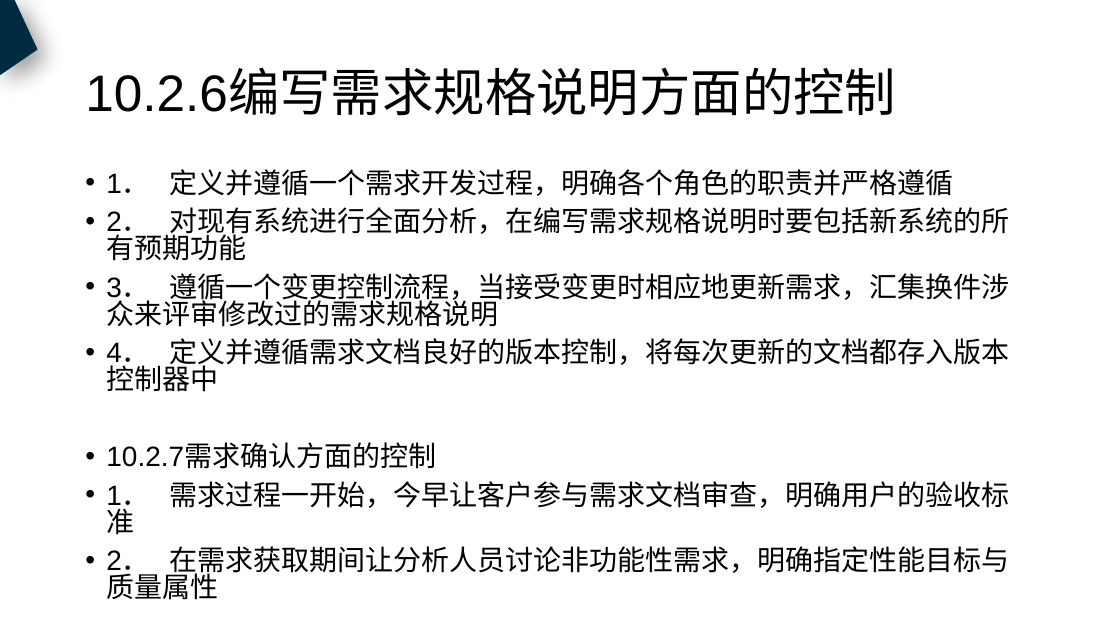
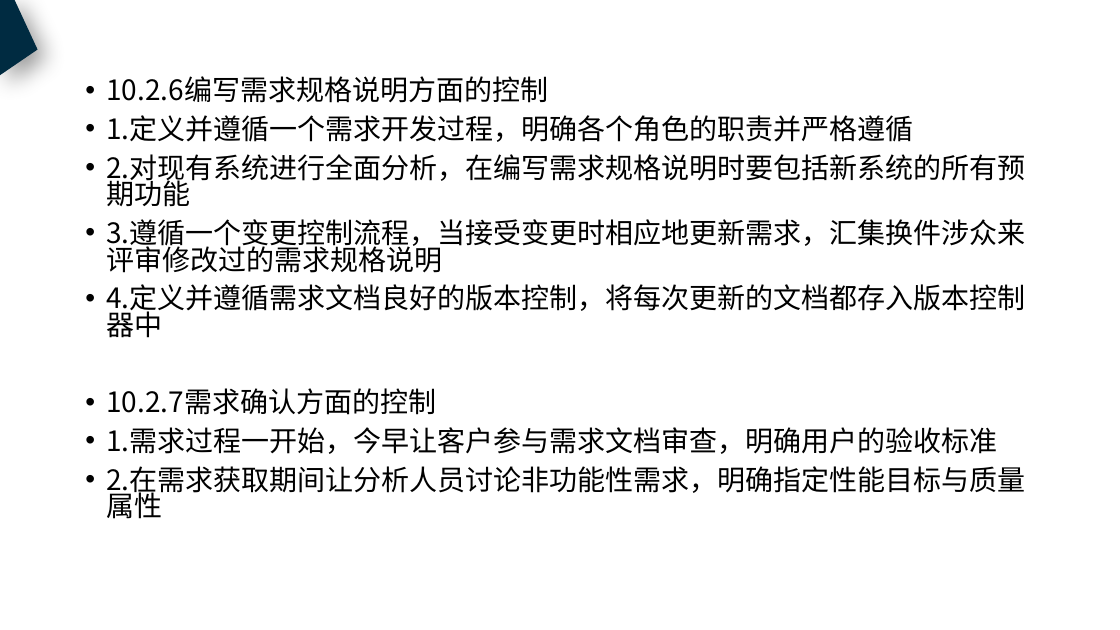
Before and after one commit to PRD2018-G18/PRD2018, a slide deck: slide 47 of 非受控文档/过程文档/需求工程计划.pptx (slide 35 before the commit). Drawn at 1120x630 pixels with LibreOffice and Linux fonts; fonts in the diff are those of the drawing. Boxes give left, top, right and bottom in pixels: in the first picture for what was removed or moved away, otherwise in the second. Text is boxed around its words. In the diff, an @@ line names an element or a change of style, - is before the commit and + after.

Commit message:
需求工程计划及项目开发计划PPT（新）

```diff
--- a/非受控文档/过程文档/需求工程计划.pptx
+++ b/非受控文档/过程文档/需求工程计划.pptx
@@ text "10.2.6编写需求规格说明方面的控制": place and size @@
-text "10.2.6编写需求规格说明方面的控制" at box(106, 169, 1009, 600)
+text "10.2.6编写需求规格说明方面的控制" at box(106, 76, 1025, 519)
@@ title removed at box(85, 70, 896, 116) @@
-10.2.6编写需求规格说明方面的控制
@@ text at box(106, 76, 1025, 338): text changed; font Arial to Noto Sans CJK SC @@
-• 1． 定义并遵循一个需求开发过程，明确各个角色的职责并严格遵循
-• 2． 对现有系统进行全面分析，在编写需求规格说明时要包括新系统的所有预期功能
-• 3． 遵循一个变更控制流程，当接受变更时相应地更新需求，汇集换件涉众来评审修改过的需求规格说明
-• 4． 定义并遵循需求文档良好的版本控制，将每次更新的文档都存入版本控制器中
+• 10.2.6编写需求规格说明方面的控制
+• 1.定义并遵循一个需求开发过程，明确各个角色的职责并严格遵循
+• 2.对现有系统进行全面分析，在编写需求规格说明时要包括新系统的所有预期功能
+• 3.遵循一个变更控制流程，当接受变更时相应地更新需求，汇集换件涉众来评审修改过的需求规格说明
+• 4.定义并遵循需求文档良好的版本控制，将每次更新的文档都存入版本控制器中
@@ text at box(106, 388, 436, 415): font Arial to Noto Sans CJK SC in "10.2.7需求确认方面的控制" @@
@@ text at box(106, 427, 1025, 519): text changed; font Arial to Noto Sans CJK SC @@
-• 1． 需求过程一开始，今早让客户参与需求文档审查，明确用户的验收标准
-• 2． 在需求获取期间让分析人员讨论非功能性需求，明确指定性能目标与质量属性
+• 1.需求过程一开始，今早让客户参与需求文档审查，明确用户的验收标准
+• 2.在需求获取期间让分析人员讨论非功能性需求，明确指定性能目标与质量属性
```
Also in this commit, not shown: 36 other slides changed, 18 slides added, 3 slides removed, 1 other file.
